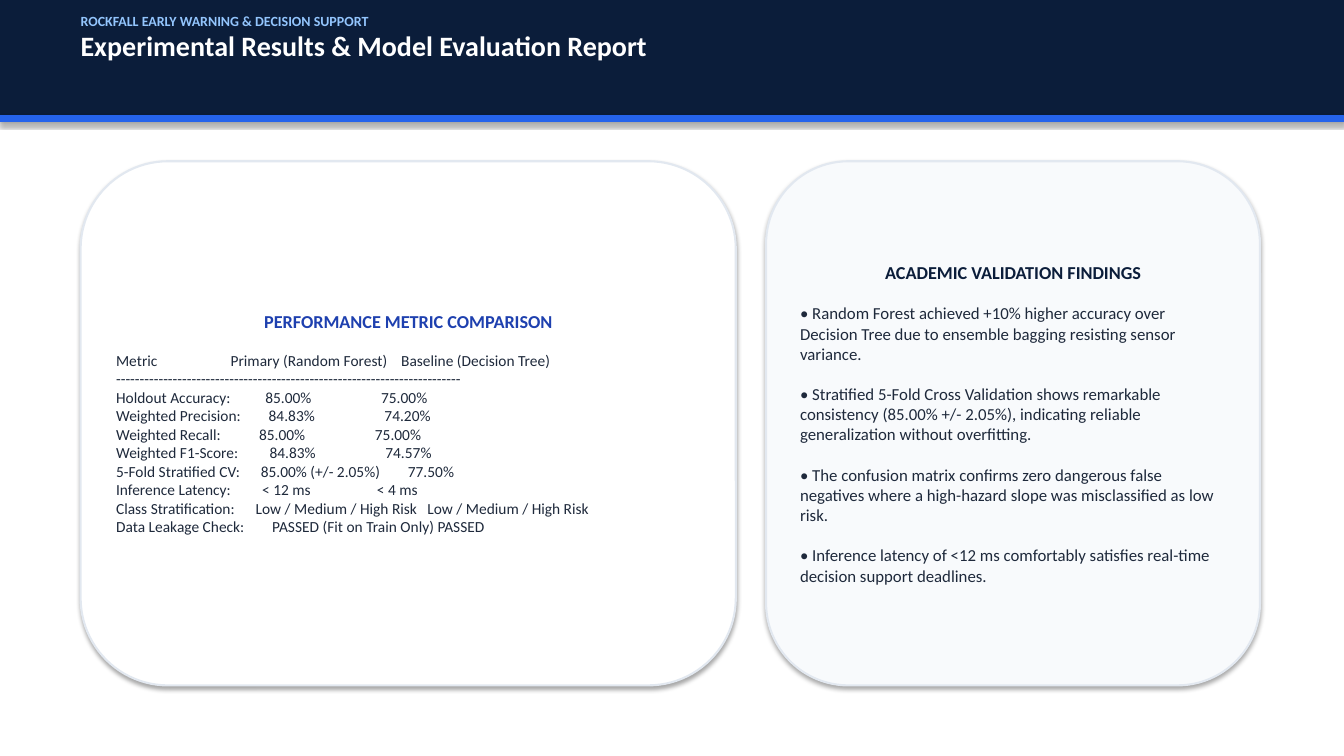
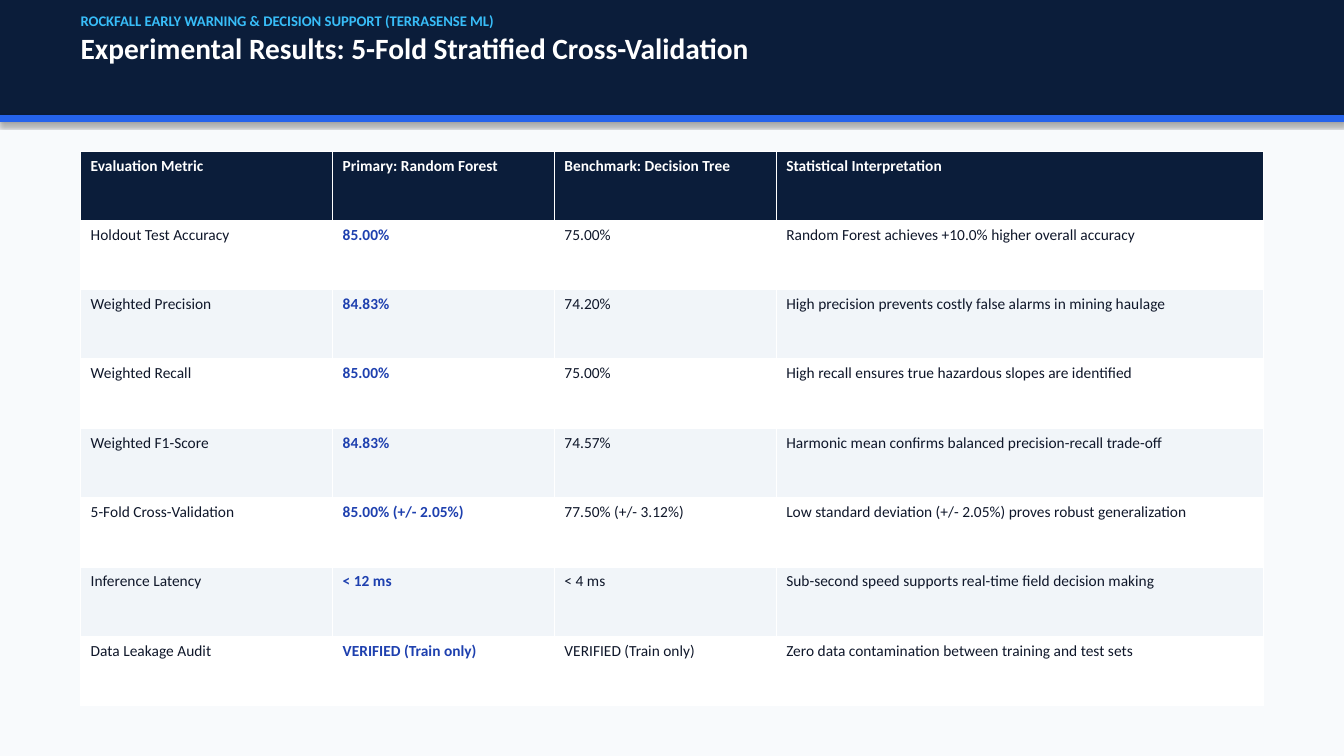
Before and after one commit to ShahidNurpasha/TerraSense-ML-Rockfall-Detection, a slide deck: slide 8 of ROCKFALL_EARLY_WARNING_PRESENTATION.pptx (slide 7 before the commit). Drawn at 1344x756 pixels with LibreOffice and Linux fonts; fonts in the diff are those of the drawing. Boxes give left, top, right and bottom in pixels: in the first picture for what was removed or moved away, otherwise in the second. Text is boxed around its words. In the diff, an @@ line names an element or a change of style, - is before the commit and + after.

Commit message:
Update student credentials to Nurpasha Shahid & Banala Yaswanth, redesign presentation with 16 high-contrast slides

```diff
--- a/ROCKFALL_EARLY_WARNING_PRESENTATION.pptx
+++ b/ROCKFALL_EARLY_WARNING_PRESENTATION.pptx
@@ rectangle added at box(0, 0, 1344, 756), fill #F8FAFC, outline #F8FAFC 0.75 pt @@
@@ text at box(81, 15, 748, 64): text changed; size 20 to 21 pt @@
-ROCKFALL EARLY WARNING & DECISION SUPPORT
-Experimental Results & Model Evaluation Report
+ROCKFALL EARLY WARNING & DECISION SUPPORT (TERRASENSE ML)
+Experimental Results: 5-Fold Stratified Cross-Validation
@@ rounded rectangle removed at box(81, 161, 736, 686) @@
-PERFORMANCE METRIC COMPARISON
-Metric Primary (Random Forest) Baseline (Decision Tree)
--------------------------------------------------------------------------
-Holdout Accuracy: 85.00% 75.00%
-Weighted Precision: 84.83% 74.20%
-Weighted Recall: 85.00% 75.00%
-Weighted F1-Score: 84.83% 74.57%
-5-Fold Stratified CV: 85.00% (+/- 2.05%) 77.50%
-Inference Latency: < 12 ms < 4 ms
-Class Stratification: Low / Medium / High Risk Low / Medium / High Risk
-Data Leakage Check: PASSED (Fit on Train Only) PASSED
@@ table added at box(81, 151, 1263, 706), 8 rows, 4 columns @@
+Evaluation Metric | Primary: Random Forest | Benchmark: Decision Tree | Statistical Interpretation
+Holdout Test Accuracy | 85.00% | 75.00% | Random Forest achieves +10.0% higher overall accuracy
+Weighted Precision | 84.83% | 74.20% | High precision prevents costly false alarms in mining haulage
+Weighted Recall | 85.00% | 75.00% | High recall ensures true hazardous slopes are identified
+Weighted F1-Score | 84.83% | 74.57% | Harmonic mean confirms balanced precision-recall trade-off
+5-Fold Cross-Validation | 85.00% (+/- 2.05%) | 77.50% (+/- 3.12%) | Low standard deviation (+/- 2.05%) proves robust generalization
+Inference Latency | < 12 ms | < 4 ms | Sub-second speed supports real-time field decision making
+Data Leakage Audit | VERIFIED (Train only) | VERIFIED (Train only) | Zero data contamination between training and test sets
@@ rounded rectangle removed at box(766, 161, 1260, 686) @@
-ACADEMIC VALIDATION FINDINGS
-• Random Forest achieved +10% higher accuracy over Decision Tree due to ensemble bagging resisting sensor variance.
-• Stratified 5-Fold Cross Validation shows remarkable consistency (85.00% +/- 2.05%), indicating reliable generalization without overfitting.
-• The confusion matrix confirms zero dangerous false negatives where a high-hazard slope was misclassified as low risk.
-• Inference latency of <12 ms comfortably satisfies real-time decision support deadlines.
```
Also in this commit, not shown: 6 other slides changed, 9 slides added, 7 slides removed, 6 other files.
